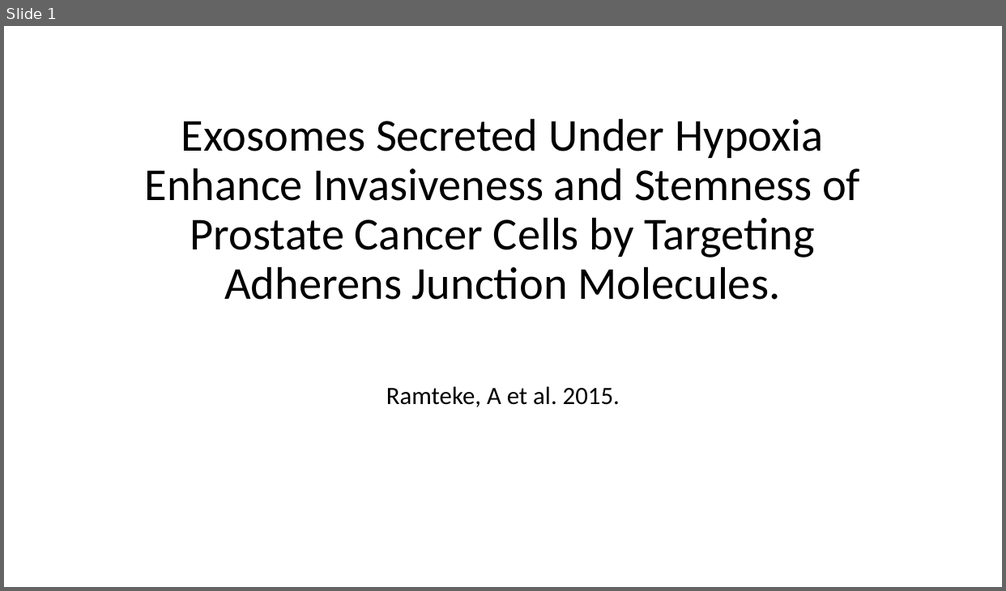
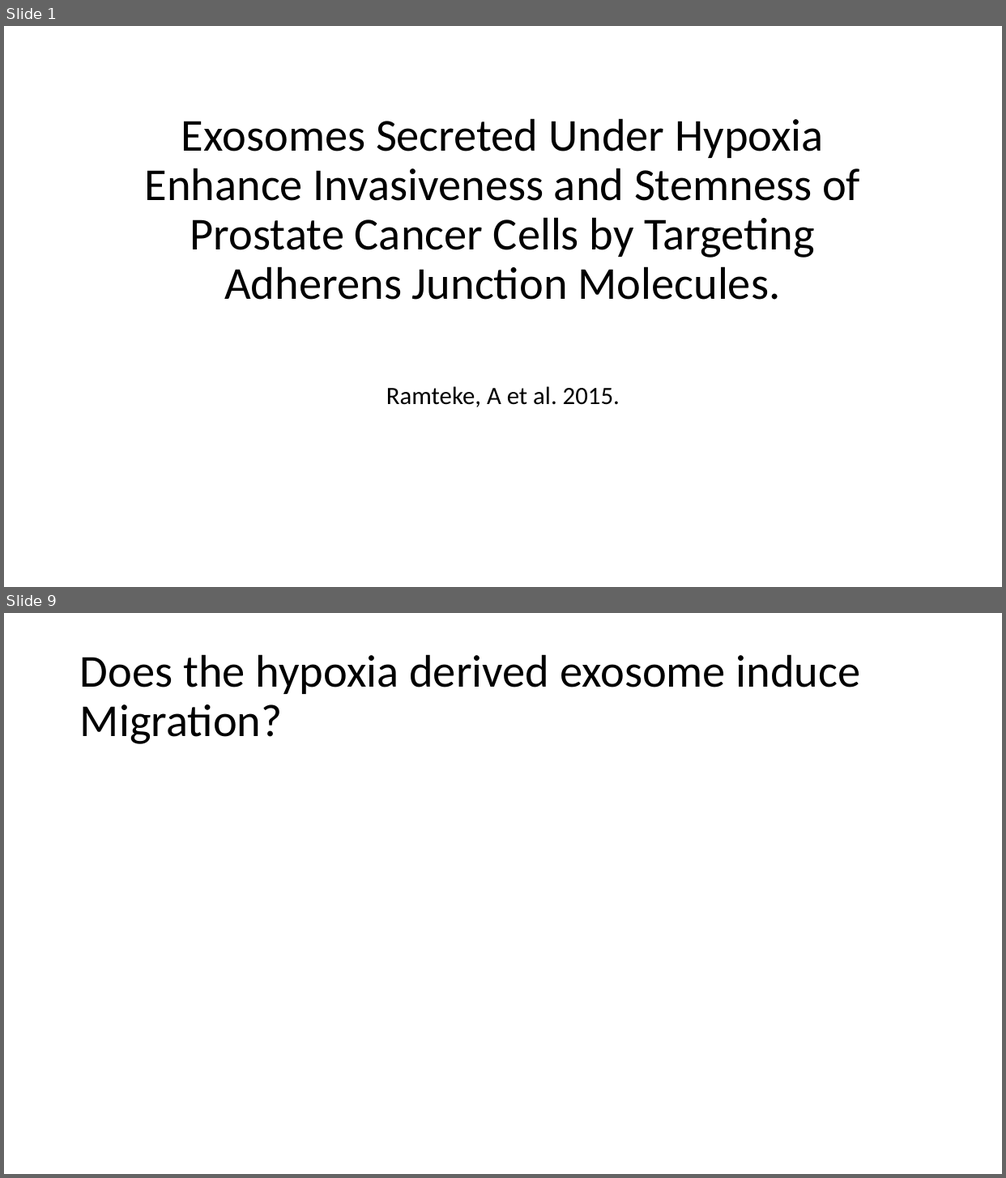
Before and after one commit to HarleyRobinson/Honours2, a slide deck: BackgroundInfo/JCslides.pptx. Shown one above the other, each under a label of ours: slide 1 before the commit, slides 1 and 9 after it; the slides between them are not shown. The pictures are 1006x591 and 1006x1178 pixels, drawn with LibreOffice and Linux fonts; fonts in the diff are those of the drawing. Boxes give left, top, right and bottom in pixels: in the first picture for what was removed or moved away, otherwise in the second. Text is boxed around its words. In the diff, an @@ line names an element or a change of style, - is before the commit and + after.

```diff
--- a/BackgroundInfo/JCslides.pptx
+++ b/BackgroundInfo/JCslides.pptx
@@ slide 9 added at (4,613,1002,1174), background #FFFFFF @@
@@ title added at (80,654,861,744), 44 pt, text #000000 @@
+Does the hypoxia derived exosome induce Migration?
```
Also in this commit, not shown: 12 other slides added, 6 slides removed, 11 other files.
